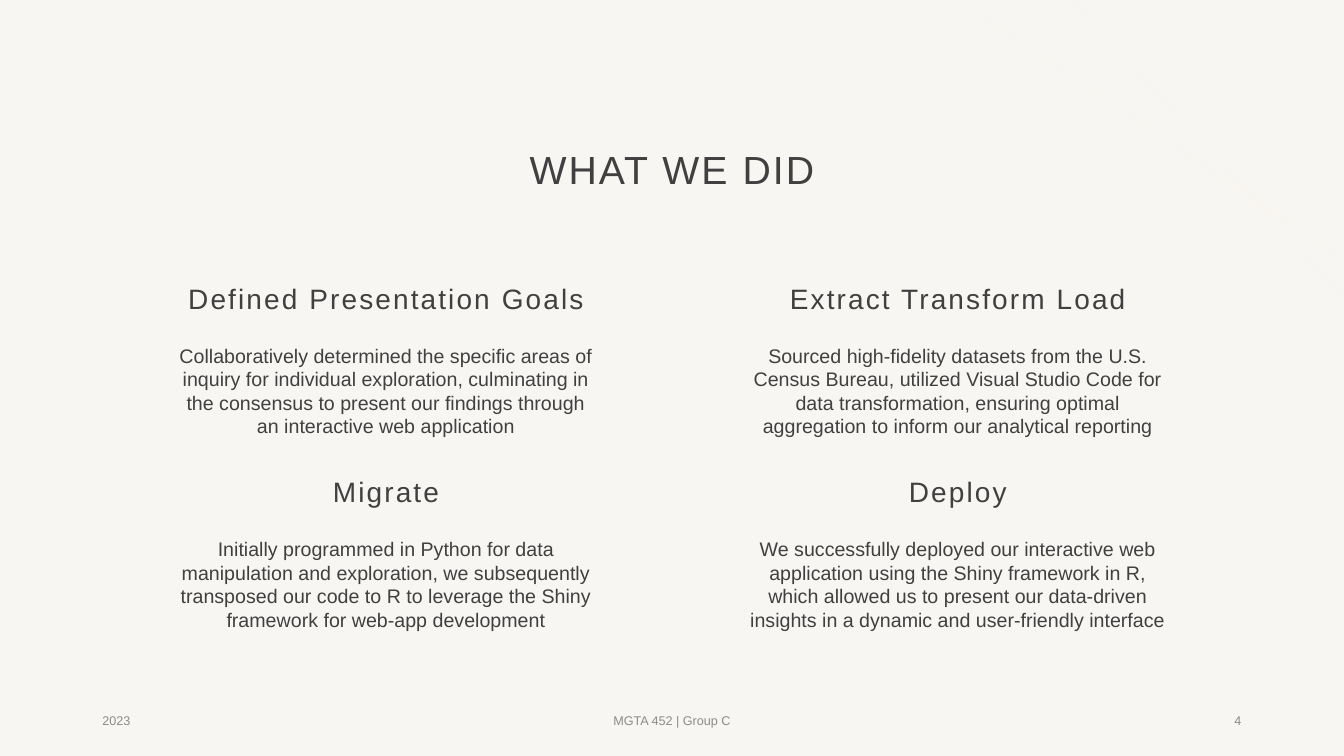
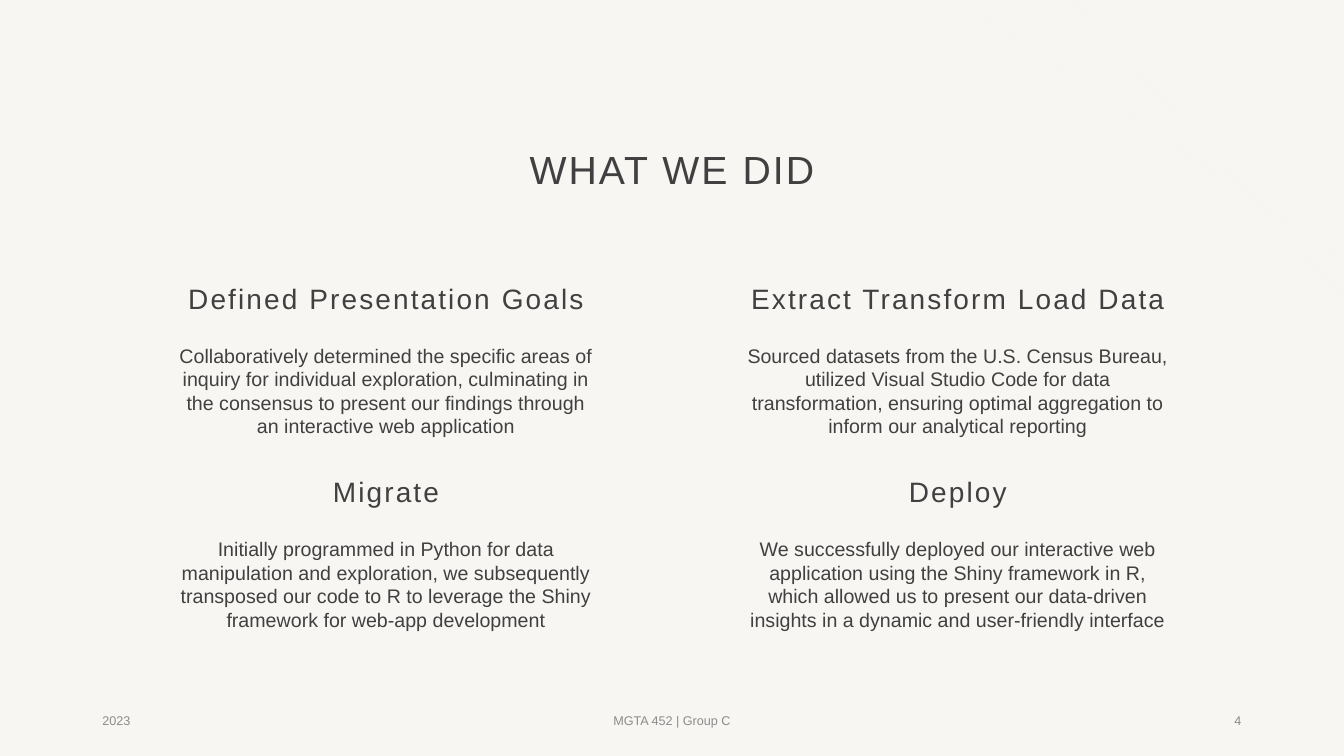
Before and after one commit to rsm-sal072/mgta452_group_c, a slide deck: slide 4 of MGTA452_Final_Presentation_GroupC.pptx. Drawn at 1344x756 pixels with LibreOffice and Linux fonts; fonts in the diff are those of the drawing; background and template pictures are left out. Boxes give left, top, right and bottom in pixels: in the first picture for what was removed or moved away, otherwise in the second. Text is boxed around its words. In the diff, an @@ line names an element or a change of style, - is before the commit and + after.

```diff
--- a/MGTA452_Final_Presentation_GroupC.pptx
+++ b/MGTA452_Final_Presentation_GroupC.pptx
@@ text at box(751, 288, 1164, 310): text changed @@
-Extract Transform Load
+Extract Transform Load Data
@@ text at box(748, 348, 1168, 437): text changed @@
-Sourced high-fidelity datasets from the U.S. Census Bureau, utilized Visual Studio Code for data transformation, ensuring optimal aggregation to inform our analytical reporting
+Sourced datasets from the U.S. Census Bureau, utilized Visual Studio Code for data transformation, ensuring optimal aggregation to inform our analytical reporting
```
Also in this commit, not shown: 2 other slides changed, 4 other files.
